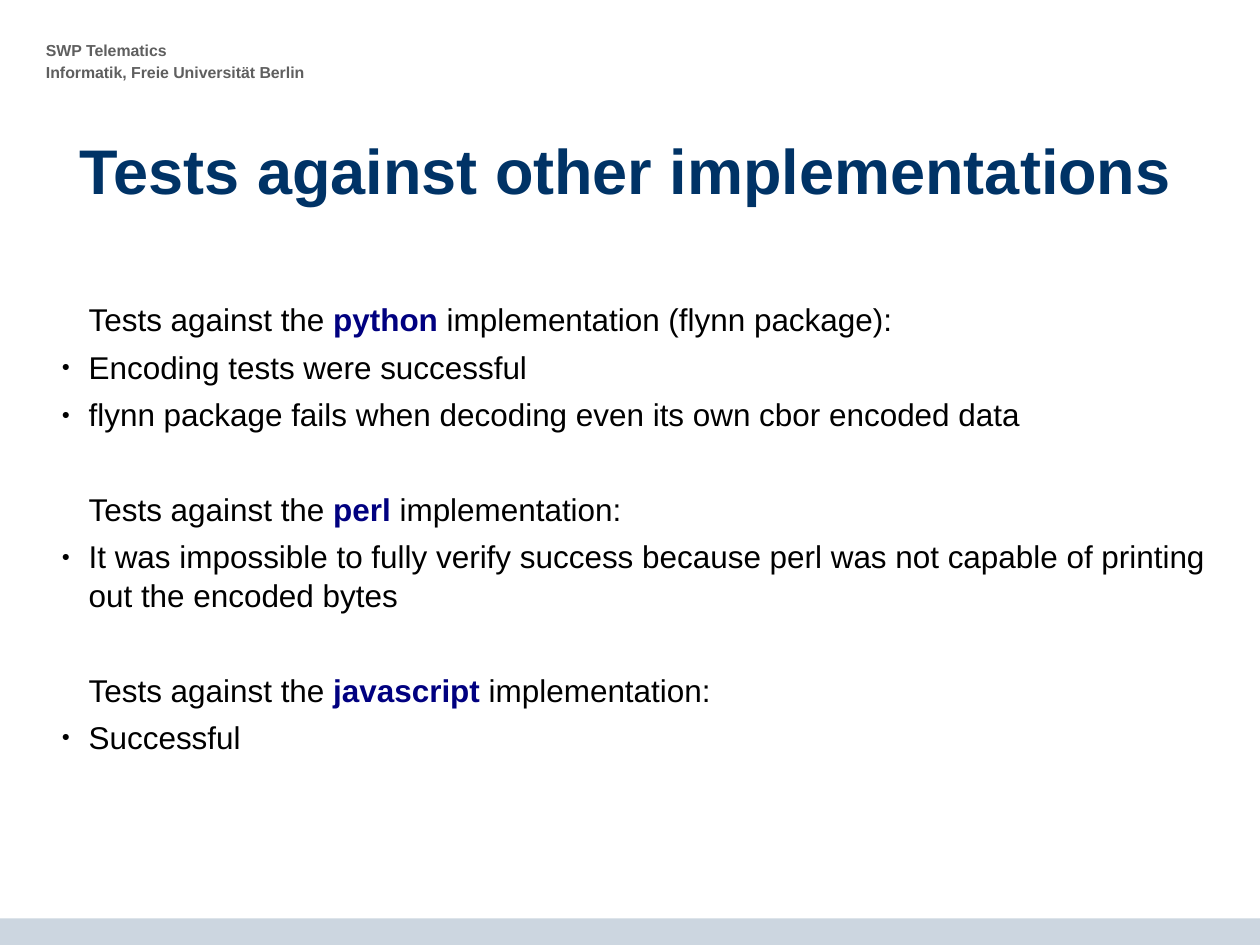
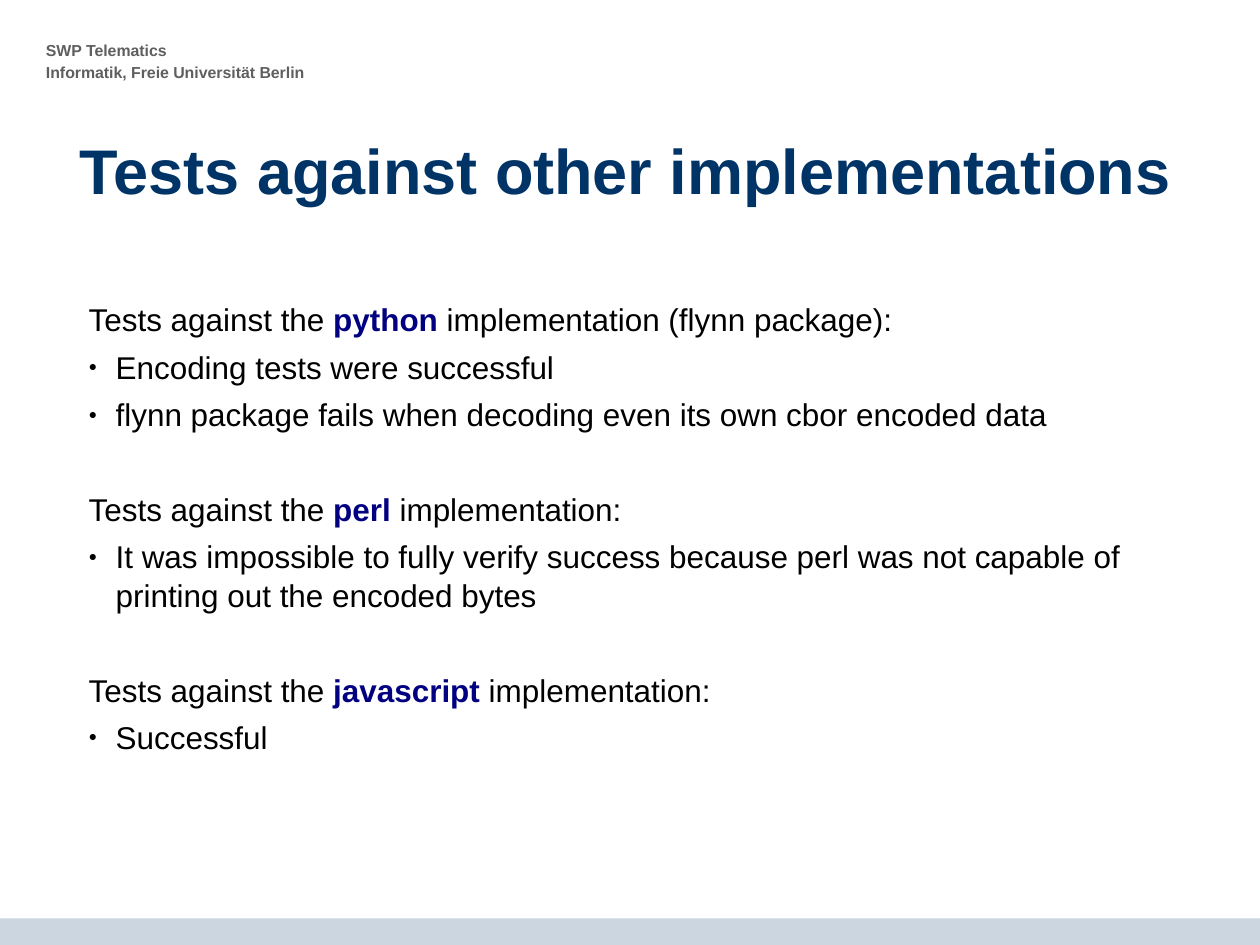
Before and after one commit to krf/cbor-for-riot, a slide deck: slide 28 of CBOR-Presentation_2014-07-15_final_presentation_v5.odp. Drawn at 1260x945 pixels with LibreOffice and Linux fonts; fonts in the diff are those of the drawing; background and template pictures are left out. Boxes give left, top, right and bottom in pixels: in the first picture for what was removed or moved away, otherwise in the second. Text is boxed around its words. In the diff, an @@ line names an element or a change of style, - is before the commit and + after.

Commit message:
Formatting fixes

```diff
--- a/CBOR-Presentation_2014-07-15_final_presentation_v5.odp
+++ b/CBOR-Presentation_2014-07-15_final_presentation_v5.odp
@@ text at (116, 356, 1120, 750): list level 2 to 3 in "Encoding tests were successful"; list level 2 to 3 in "flynn package fails when decoding ..."; list level 2 to 3 in "It was impossible to fully ..."; list level 2 to 3 in "Successful" @@
```
Also in this commit, not shown: 1 other slide changed.
